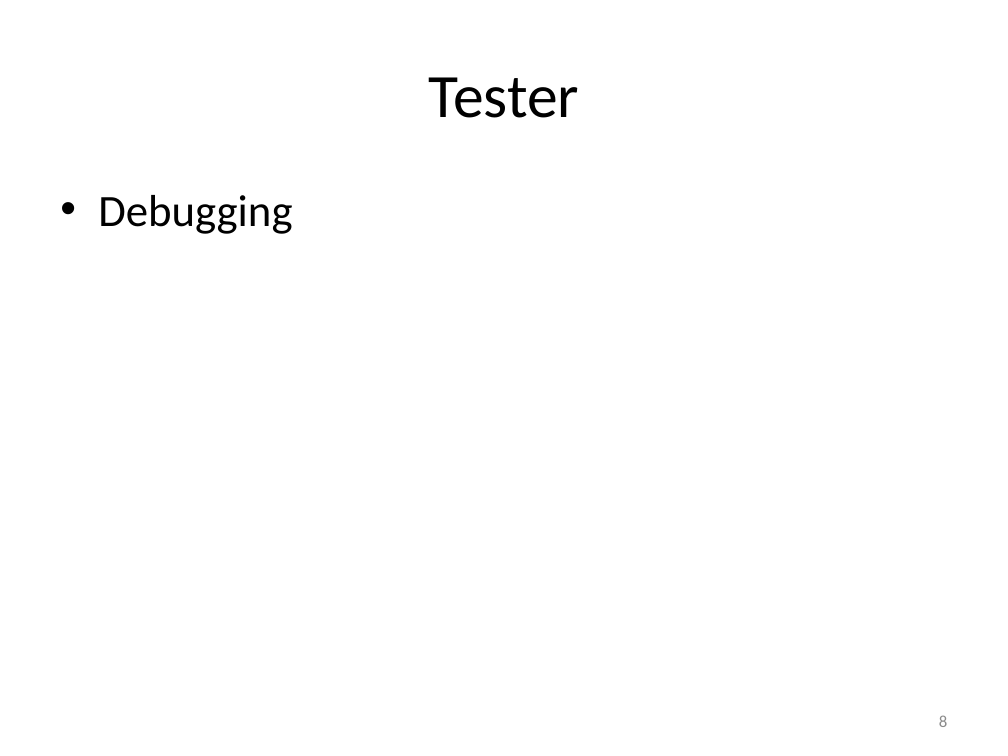
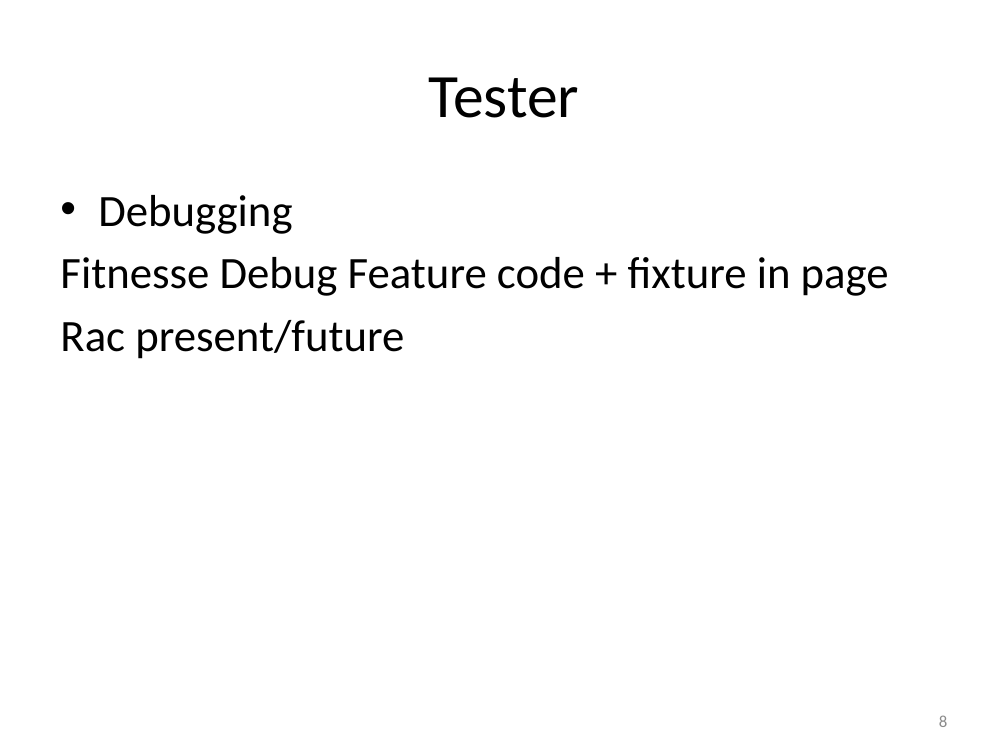
Before and after one commit to msuarz/portfolio, a slide deck: slide 8 of agile2011/presentation.pptx. Drawn at 1008x756 pixels with LibreOffice and Linux fonts; fonts in the diff are those of the drawing. Boxes give left, top, right and bottom in pixels: in the first picture for what was removed or moved away, otherwise in the second. Text is boxed around its words. In the diff, an @@ line names an element or a change of style, - is before the commit and + after.

```diff
--- a/agile2011/presentation.pptx
+++ b/agile2011/presentation.pptx
@@ text at box(60, 257, 889, 359): paragraphs added @@
+Fitnesse Debug Feature code + fixture in page
+Rac present/future
```
Also in this commit, not shown: 12 other slides changed, 1 slide added, 2 slides removed, 1 other file.
